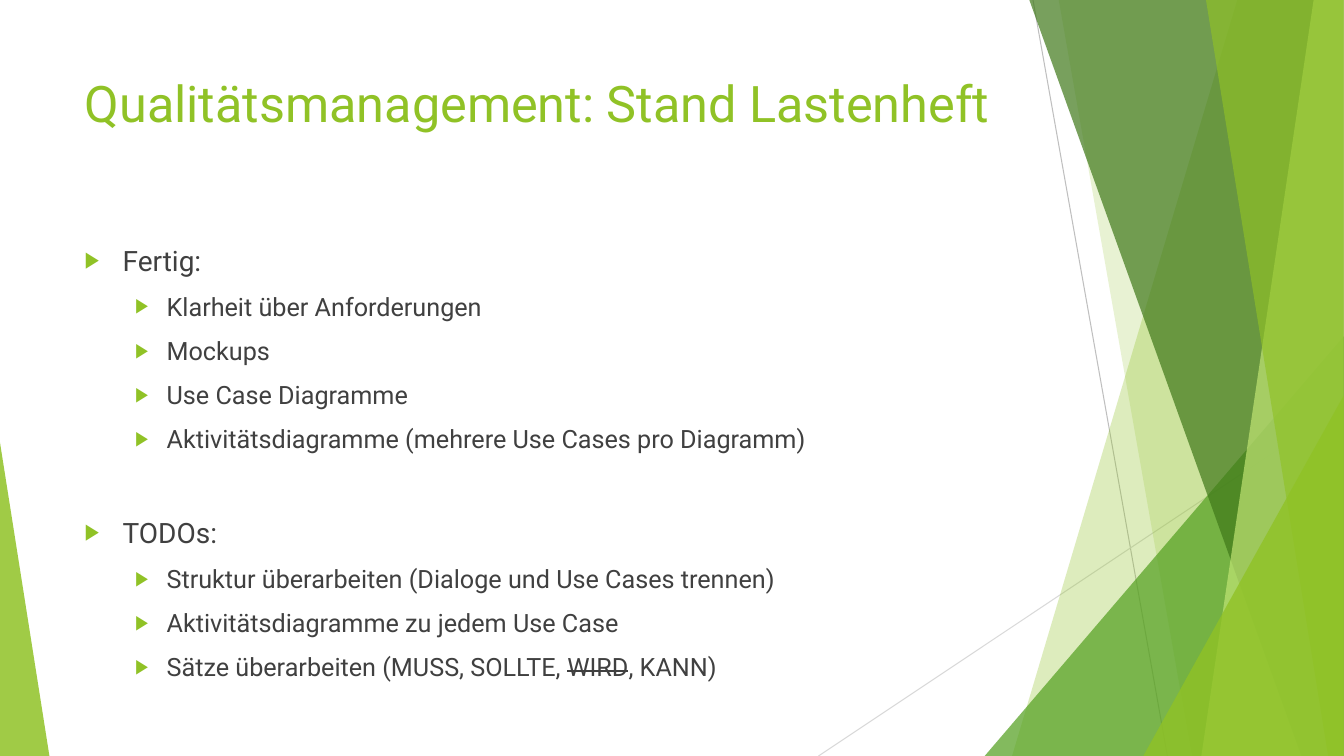
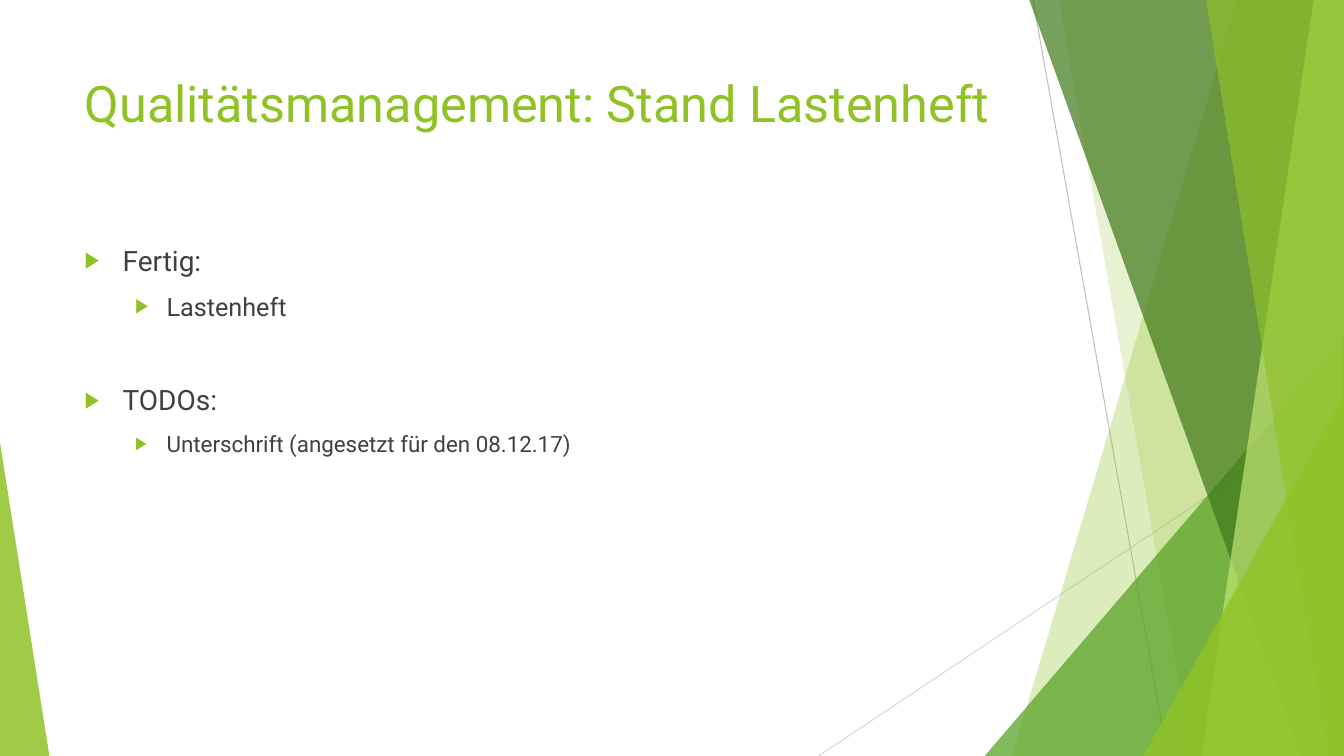
Before and after one commit to RBEGamer/Rent-a-Drahtesel, a slide deck: slide 6 of 4. Statusmeeting.pptx. Drawn at 1344x756 pixels with LibreOffice and Linux fonts; fonts in the diff are those of the drawing. Boxes give left, top, right and bottom in pixels: in the first picture for what was removed or moved away, otherwise in the second. Text is boxed around its words. In the diff, an @@ line names an element or a change of style, - is before the commit and + after.

```diff
--- a/4. Statusmeeting.pptx
+++ b/4. Statusmeeting.pptx
@@ text at bbox=[167, 297, 287, 317]: text changed @@
-  ▶ Klarheit über Anforderungen
-  ▶ Mockups
-  ▶ Use Case Diagramme
-  ▶ Aktivitätsdiagramme (mehrere Use Cases pro Diagramm)
+  ▶ Lastenheft
@@ text at bbox=[167, 434, 571, 457]: text changed; size 18 to 16 pt @@
-  ▶ Struktur überarbeiten (Dialoge und Use Cases trennen)
-  ▶ Aktivitätsdiagramme zu jedem Use Case
-  ▶ Sätze überarbeiten (MUSS, SOLLTE, WIRD, KANN)
+  ▶ Unterschrift (angesetzt für den 08.12.17)
```
Also in this commit, not shown: 4 other slides changed.
